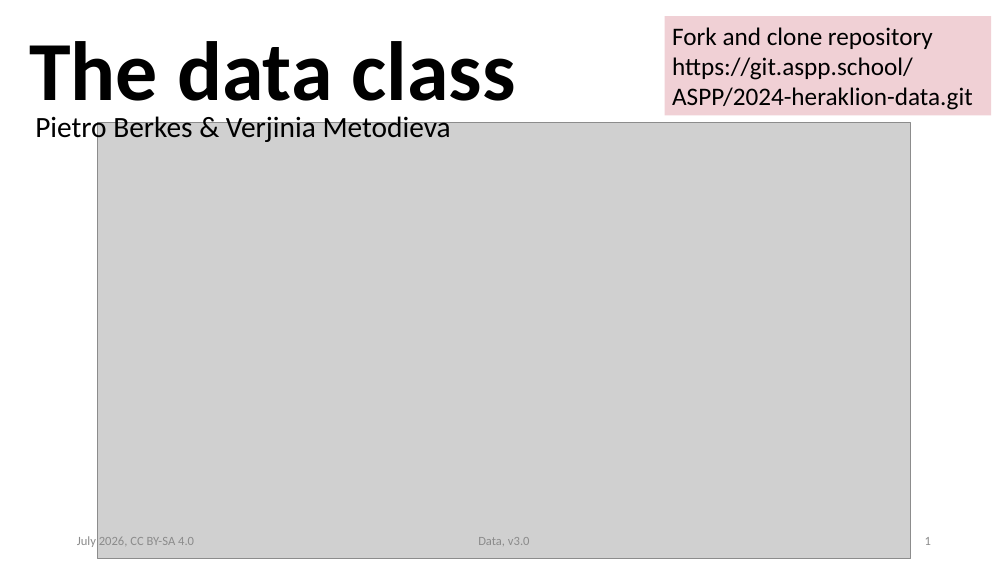
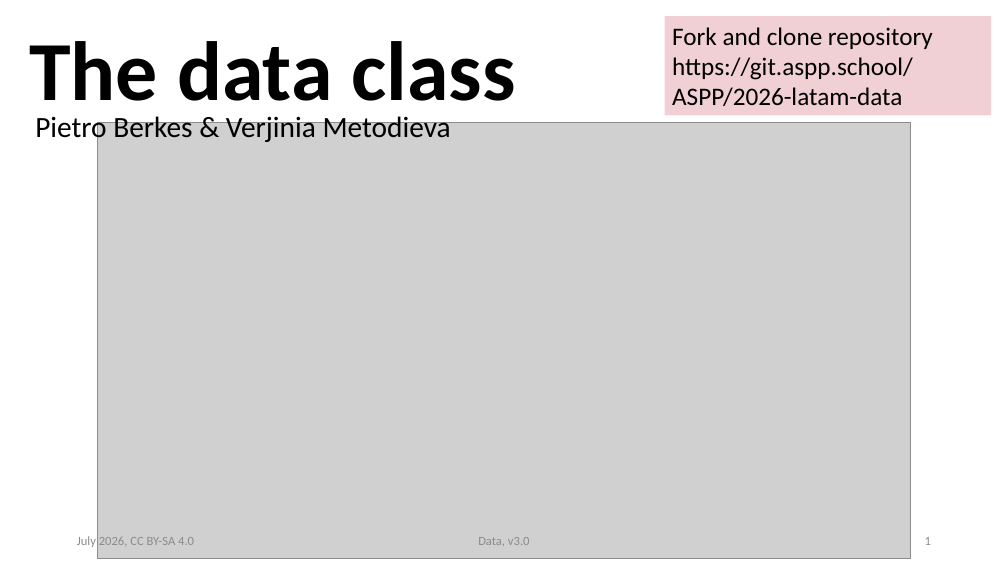
Before and after one commit to ASPP/data_class, a slide deck: slide 1 of data.pptx. Drawn at 1008x567 pixels with LibreOffice and Linux fonts; fonts in the diff are those of the drawing; grey boxes stand for pictures. Boxes give left, top, right and bottom in pixels: in the first picture for what was removed or moved away, otherwise in the second. Text is boxed around its words. In the diff, an @@ line names an element or a change of style, - is before the commit and + after.

Commit message:
Data and Numpy slides exported to pdf

```diff
--- a/data.pptx
+++ b/data.pptx
@@ text in rectangle at [672, 57, 913, 106]: text changed @@
-https://git.aspp.school/ASPP/2024-heraklion-data.git
+https://git.aspp.school/ASPP/2026-latam-data
```
Also in this commit, not shown: 12 other slides changed, 1 slide added, 2 slides removed, 3 other files.
